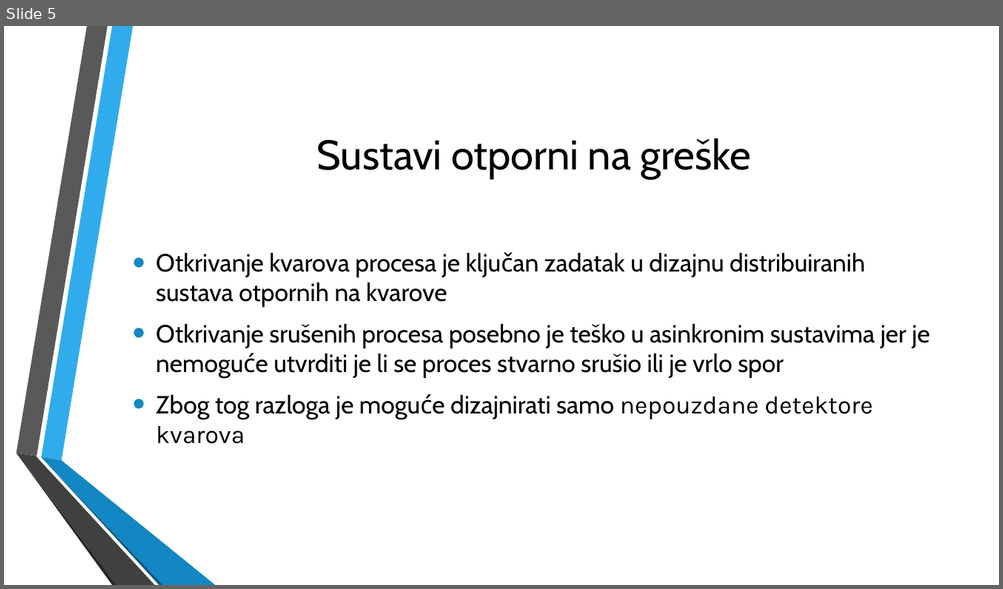
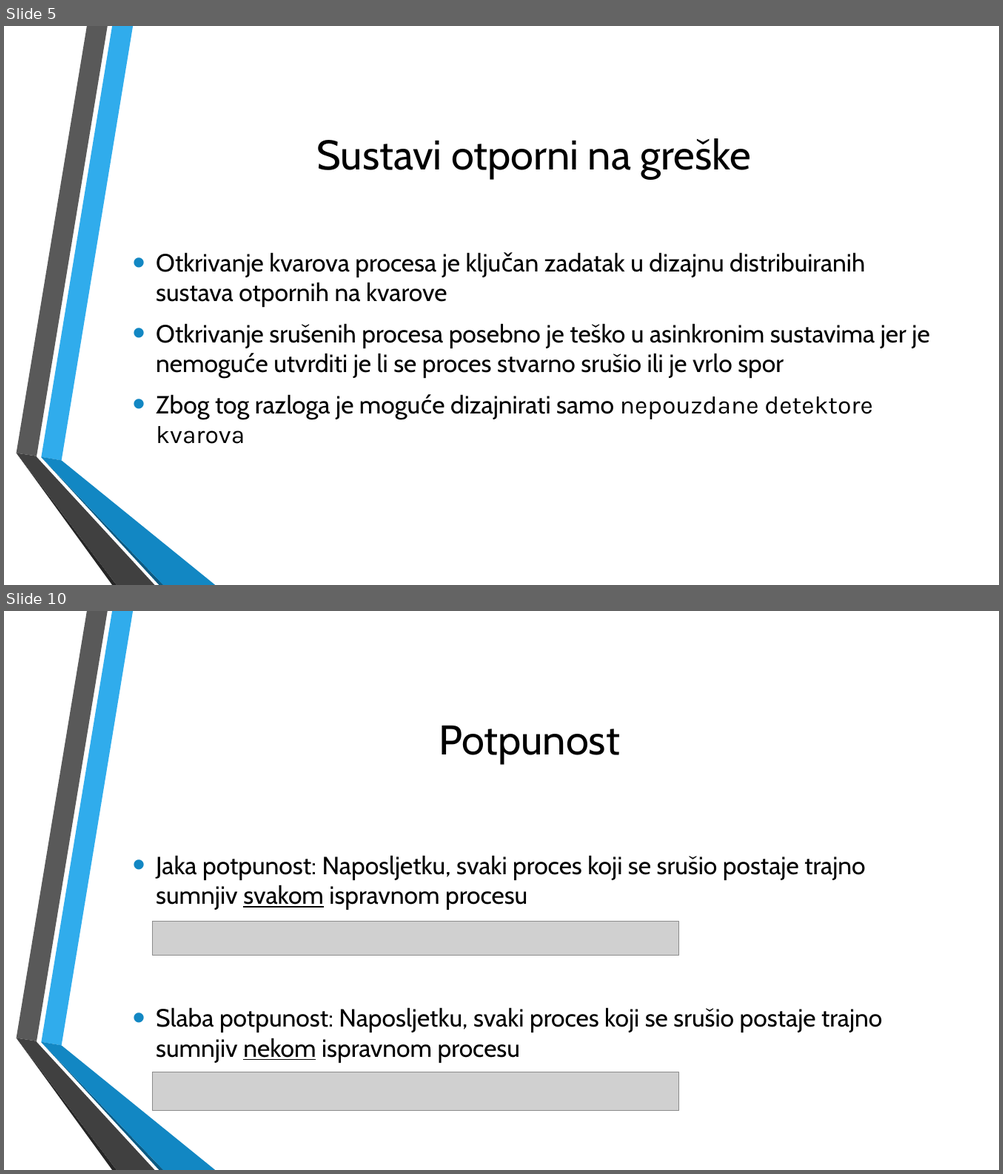
Before and after one commit to VidJoha/Distribuirani, a slide deck: Distribuirani procesi(1).pptx. Shown one above the other, each under a label of ours: slide 5 before the commit, slides 5 and 10 after it; the slides between them are not shown. The pictures are 1003x589 and 1003x1174 pixels, drawn with LibreOffice and Linux fonts; fonts in the diff are those of the drawing; grey boxes stand for pictures; background and template pictures are left out. Boxes give left, top, right and bottom in pixels: in the first picture for what was removed or moved away, otherwise in the second. Text is boxed around its words. In the diff, an @@ line names an element or a change of style, - is before the commit and + after.

Commit message:
Prezentacija sa obrađenim svojstvima potpunosti i točnosti

```diff
--- a/Distribuirani procesi(1).pptx
+++ b/Distribuirani procesi(1).pptx
@@ slide 10 added at [4,611,999,1170], background picture (left out); not listed: 6 template elements that a slide beside it also shows @@
@@ title added at [438,725,620,764], 40 pt, text #000000 @@
+Potpunost
@@ text added at [156,855,882,1063], 24 pt, text #000000 @@
+• Jaka potpunost: Naposljetku, svaki proces koji se srušio postaje trajno sumnjiv svakom ispravnom procesu
+• Slaba potpunost: Naposljetku, svaki proces koji se srušio postaje trajno sumnjiv nekom ispravnom procesu
@@ picture added at [153,921,679,956] @@
@@ picture added at [153,1073,679,1112] @@
```
Also in this commit, not shown: 1 slide changed, 5 other slides added.
